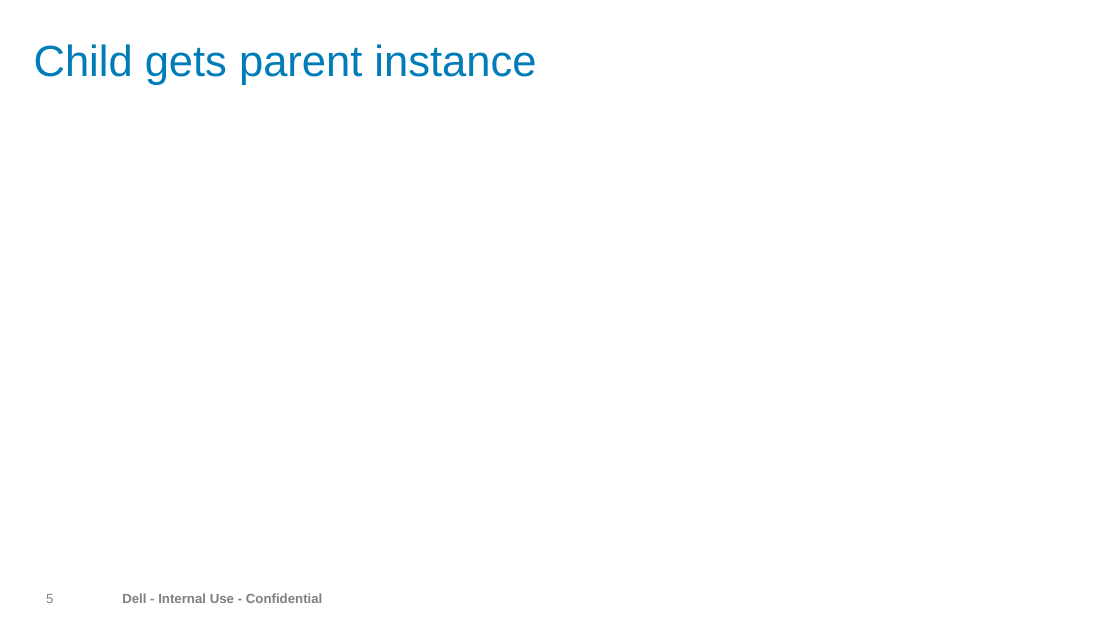
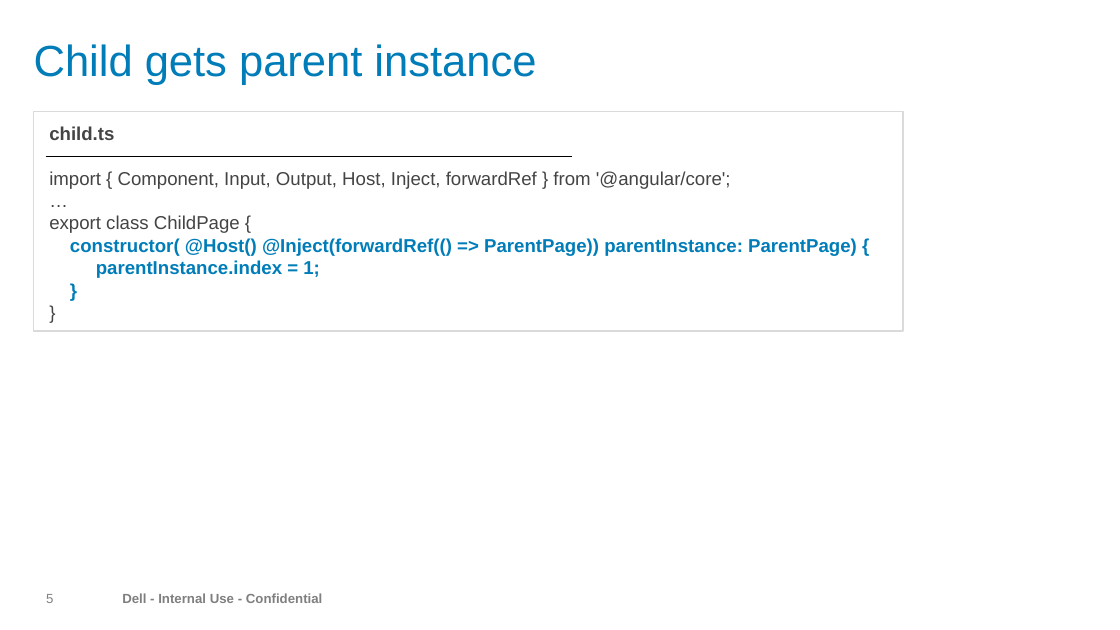
Before and after one commit to iuin/angular-example, a slide deck: slide 5 of Component Interaction.pptx. Drawn at 1120x630 pixels with LibreOffice and Linux fonts; fonts in the diff are those of the drawing; background and template pictures are left out. Boxes give left, top, right and bottom in pixels: in the first picture for what was removed or moved away, otherwise in the second. Text is boxed around its words. In the diff, an @@ line names an element or a change of style, - is before the commit and + after.

```diff
--- a/Component Interaction.pptx
+++ b/Component Interaction.pptx
@@ rectangle added at bbox=[34, 112, 903, 332], outline #DADADA 1 pt @@
@@ text added at bbox=[49, 126, 857, 278], 12 pt, text #007DB8, bold @@
+child.ts
+import { Component, Input, Output, Host, Inject, forwardRef } from '@angular/core';
+…
+export class ChildPage {
+constructor( @Host() @Inject(forwardRef(() => ParentPage)) parentInstance: ParentPage) {
+parentInstance.index = 1;
+}
+}
@@ line added from (46, 157) to (572, 157), #000000 1 pt @@
```
Also in this commit, not shown: 7 other slides changed, 3 slides added, 1 other file.
